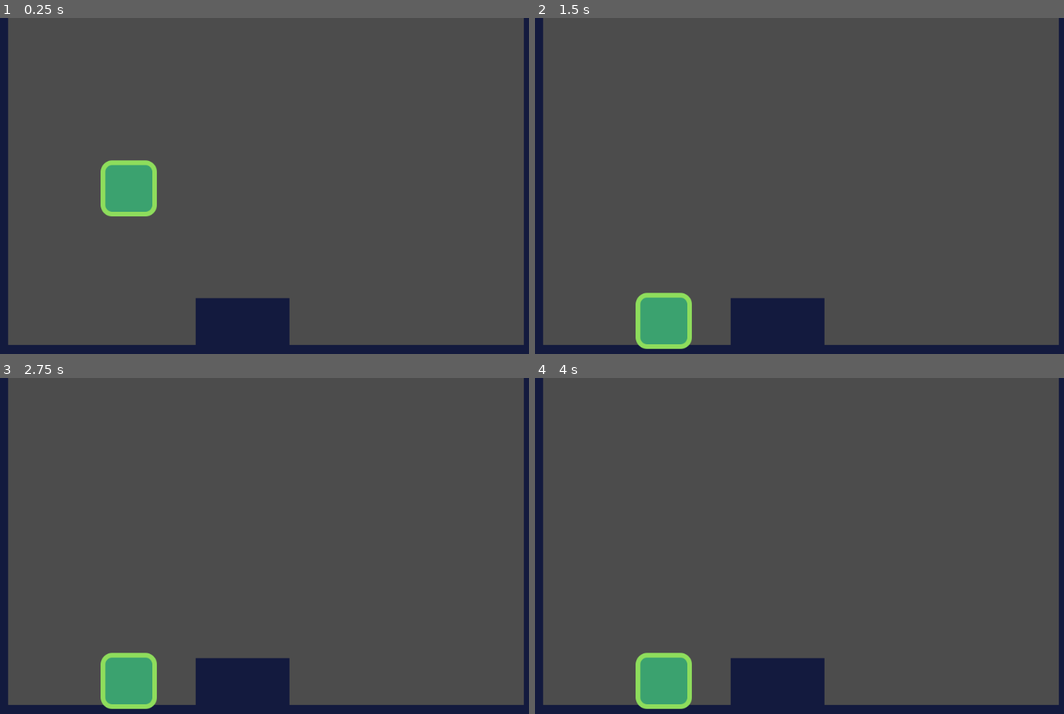
Above: before the commit, frames 1-4 (two rows, left to right).
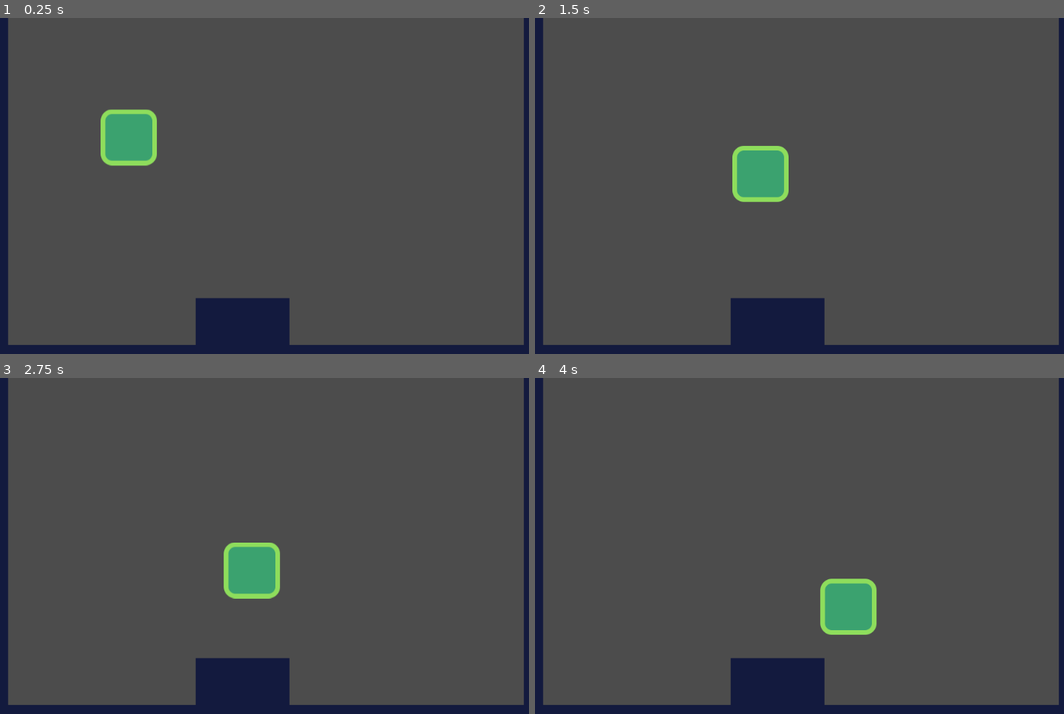
Above: after the commit, the same moments.

Repository: BSESP/BSESP.github.io
Game: Godot game, scene res://src/Levels/LevelTemplate.tscn
The game is run twice, just before and just after one commit, with the same random seed, the same clock (stepped at 60 frames per second) and the same inputs. The project has no main scene, so this scene is started directly.
Inputs:
- Up to frame 1 (0.25 s): no input
- Up to frame 2 (1.5 s): hold D (move_right) 0.53-1.28 s; hold A (move_left) from 1.28 s (still down)
- Up to frame 3 (2.75 s): release A (move_left) at 2.03 s; hold D (move_right) from 2.03 s (still down)
- Up to frame 4 (4 s): release D (move_right) at 3.53 s; hold A (move_left) from 3.53 s (still down)

The runs differ from the first frame. In frame 1, 3.2% of the frame differs, in the area x 19-30%, y 27-60%; in frame 2, 3.5%; in frame 3, 3.5%; in frame 4, 3.5%, in the area x 19-65%, y 59-99%.

Commit message:
moving the player left,right

Diff:
--- a/godot-games/src/2D_platformer/src/Actors/Player.gd
+++ b/godot-games/src/2D_platformer/src/Actors/Player.gd
@@ -1 +1,9 @@
 extends Actor
+
+
+func _physics_process(delta: float) -> void:
+	var direction: = Vector2(
+		Input.get_action_strength("move_right") - Input.get_action_strength("move_left"),
+		0.0
+	)
+	velocity = speed * direction
